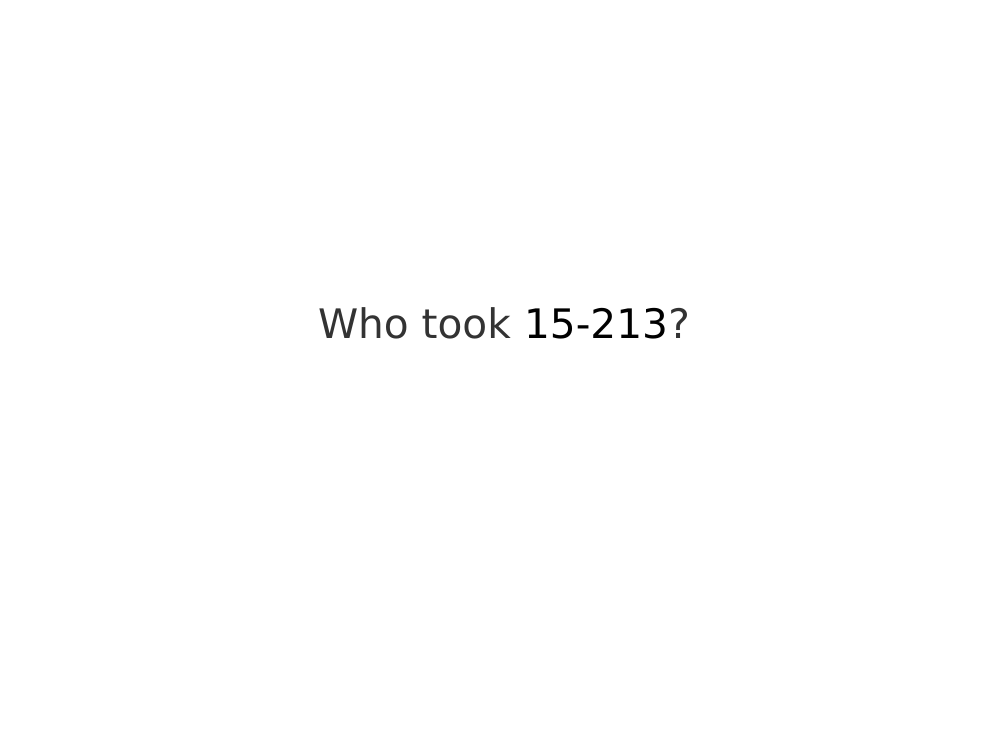
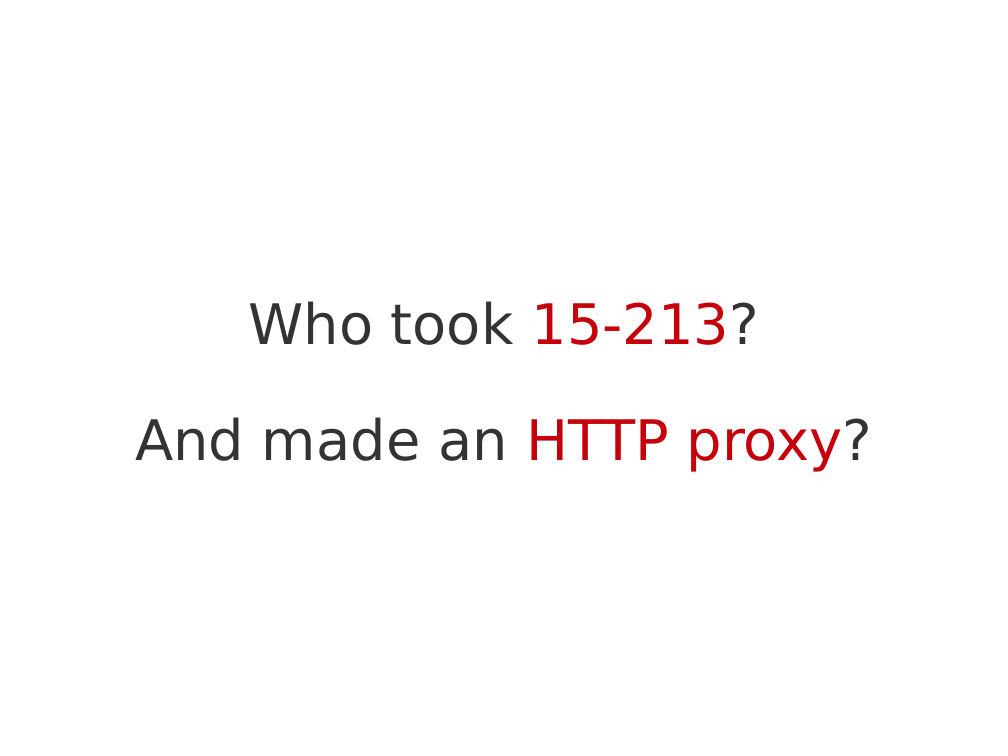
Before and after one commit to Jarvishappy/15-441-Recitation-Sessions, a slide deck: slide 6 of recitation1/src/recitation1.odp (slide 5 before the commit). Drawn at 1008x756 pixels with LibreOffice and Linux fonts; fonts in the diff are those of the drawing. Boxes give left, top, right and bottom in pixels: in the first picture for what was removed or moved away, otherwise in the second. Text is boxed around its words. In the diff, an @@ line names an element or a change of style, - is before the commit and + after.

```diff
--- a/recitation1/src/recitation1.odp
+++ b/recitation1/src/recitation1.odp
@@ subtitle at (x1=248, y1=301, x2=760, y2=345): size 32 to 44 pt in "Who took 15-213?"; text colour #000000 to #C5000B in "15-213?" @@
@@ subtitle at (x1=135, y1=417, x2=873, y2=472): paragraph added @@
+And made an HTTP proxy?
```
Also in this commit, not shown: 1 other slide changed, 1 slide added, 1 other file.
